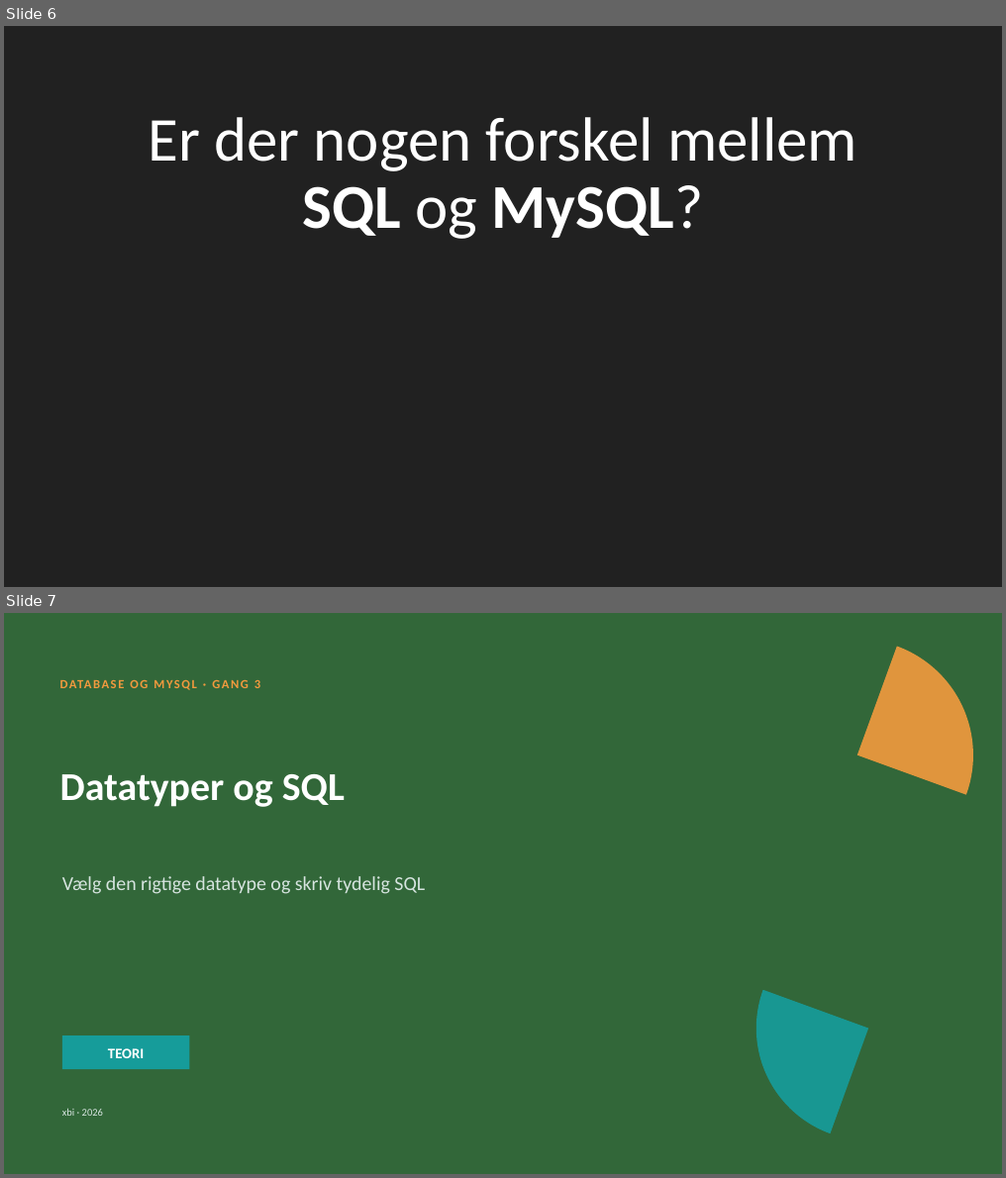
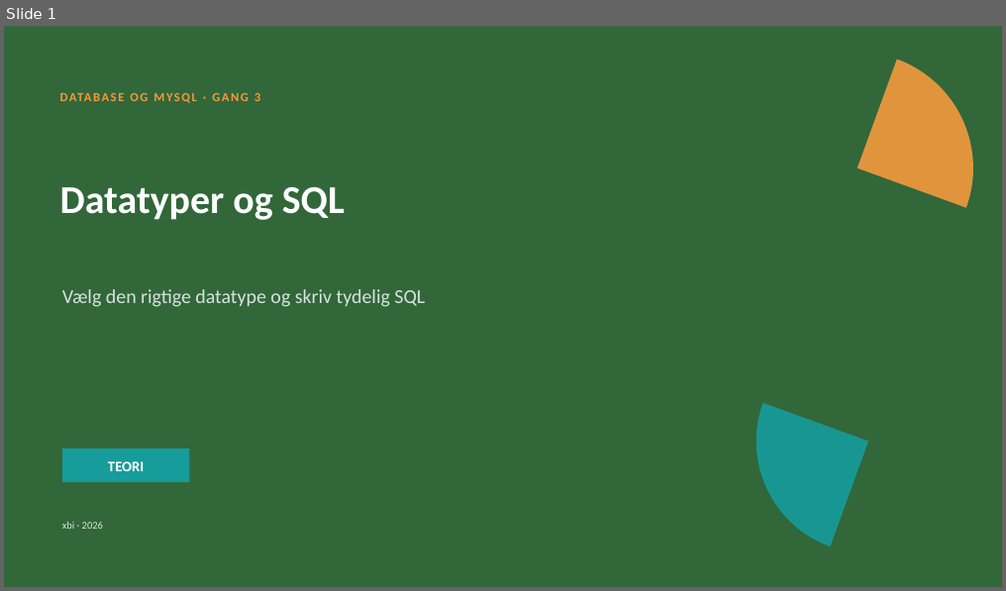
Before and after one commit to xiaoleibi/DMU26, a slide deck: DBPPT/DB Gang3 DataTyper.pptx. Shown one above the other, each under a label of ours: slides 6 and 7 before the commit, slide 1 after it. The pictures are 1006x1178 and 1006x591 pixels, drawn with LibreOffice and Linux fonts; fonts in the diff are those of the drawing. Boxes give left, top, right and bottom in pixels: in the first picture for what was removed or moved away, otherwise in the second. Text is boxed around its words. In the diff, an @@ line names an element or a change of style, - is before the commit and + after.

```diff
--- a/DBPPT/DB Gang3 DataTyper.pptx
+++ b/DBPPT/DB Gang3 DataTyper.pptx
@@ slide 6 removed at (4,26,1002,587), background #212121 @@
@@ title removed at (148,117,857,239) @@
-Er der nogen forskel mellem SQL og MySQL?
@@ what was slide 7 is now slide 1 @@
```
Also in this commit, not shown: 2 slides changed, 1 slide added, 3 other slides removed.
